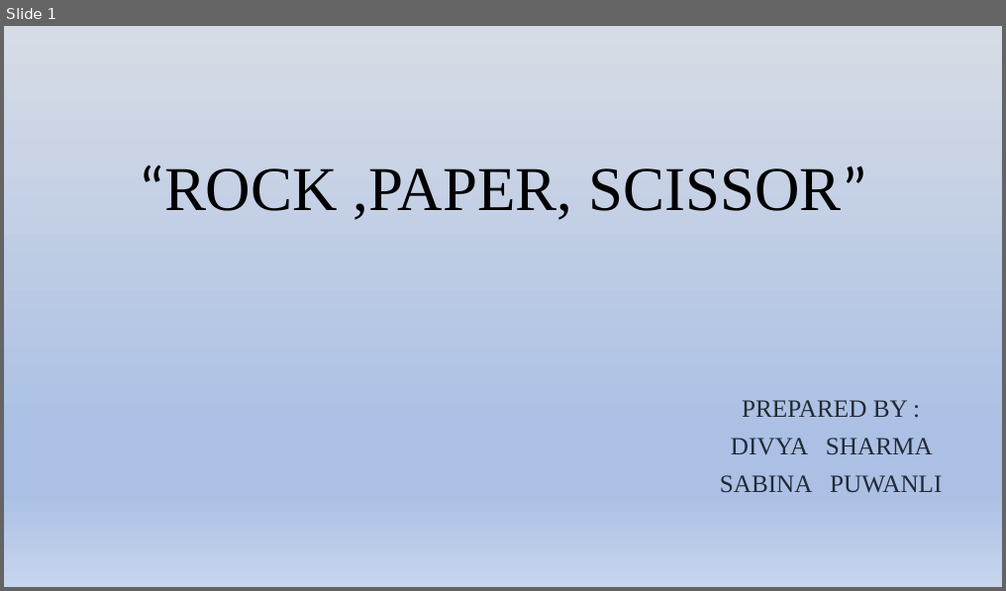
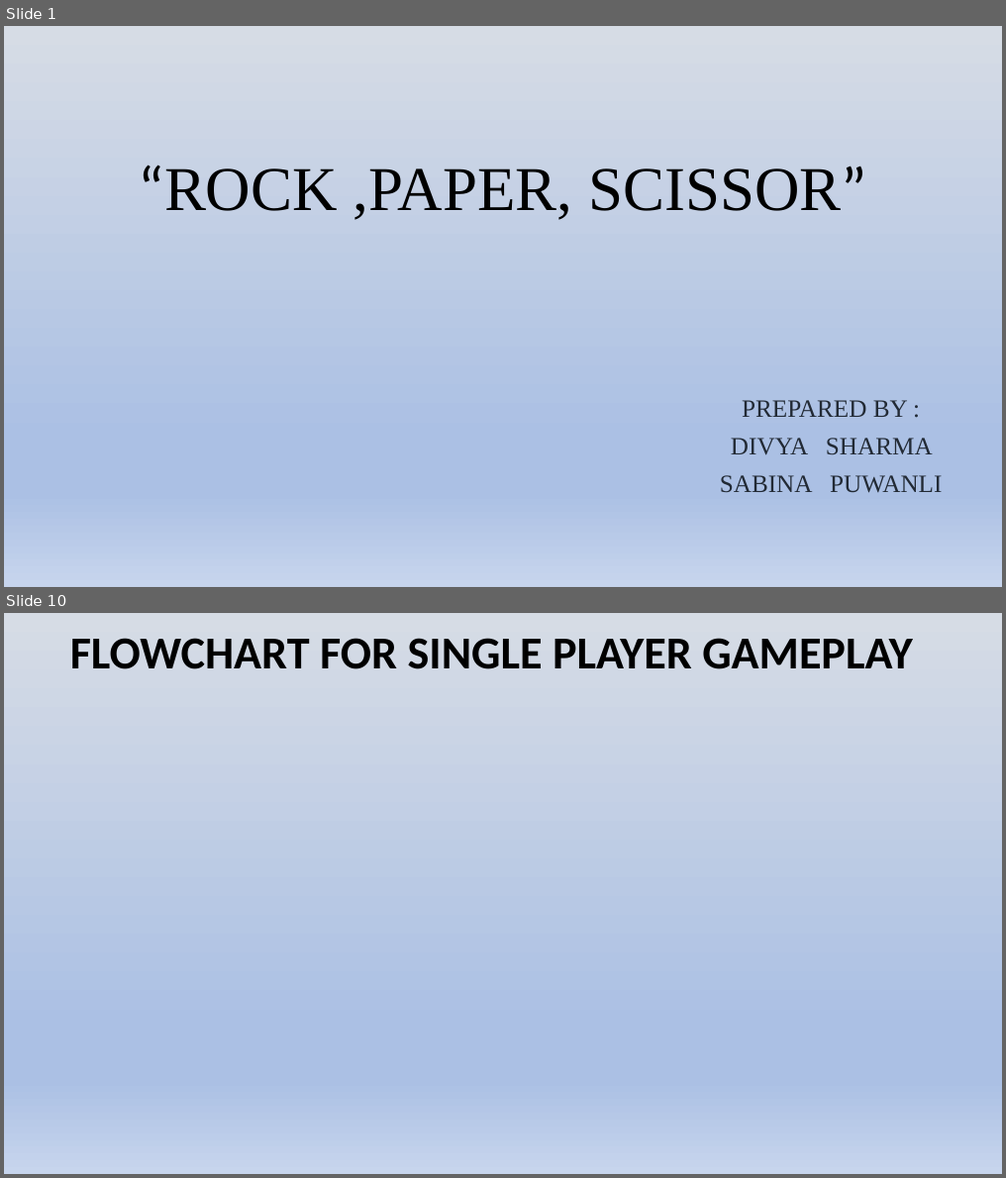
Before and after one commit to Bachelor-Of-Computer-Application/project-sd, a slide deck: 2nd sem final presentation.pptx. Shown one above the other, each under a label of ours: slide 1 before the commit, slides 1 and 10 after it; the slides between them are not shown. The pictures are 1006x591 and 1006x1178 pixels, drawn with LibreOffice and Linux fonts; fonts in the diff are those of the drawing. Boxes give left, top, right and bottom in pixels: in the first picture for what was removed or moved away, otherwise in the second. Text is boxed around its words. In the diff, an @@ line names an element or a change of style, - is before the commit and + after.

```diff
--- a/2nd sem final presentation.pptx
+++ b/2nd sem final presentation.pptx
@@ slide 10 added at bbox=[4, 613, 1002, 1174], background gradient #D6DCE5 to #ABC0E4 to #C7D5ED @@
@@ title added at bbox=[70, 638, 913, 669], 44 pt, text #000000, bold @@
+FLOWCHART FOR SINGLE PLAYER GAMEPLAY
```
Also in this commit, not shown: 2 slides changed, 7 other slides added, 1 slide removed, 2 other files.
